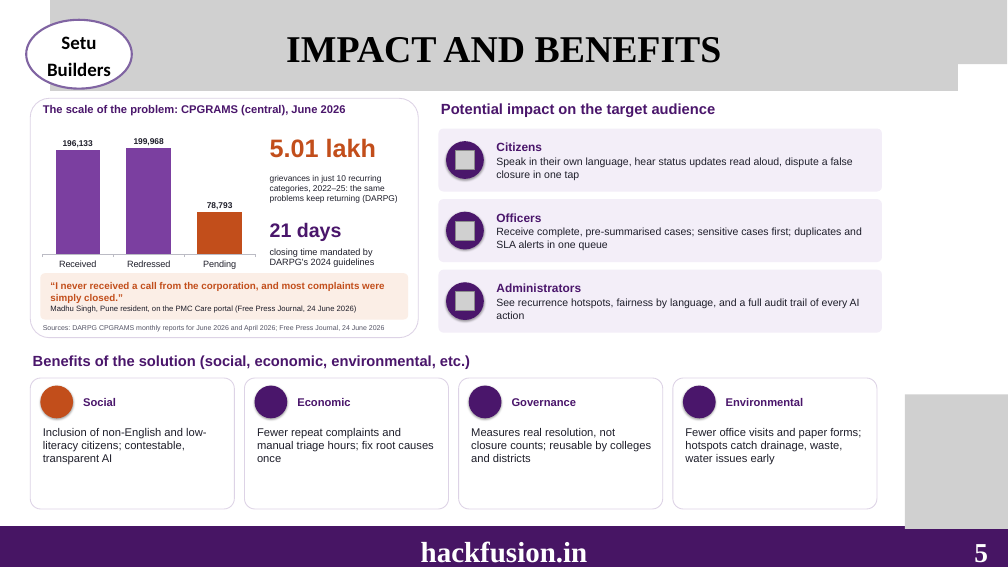
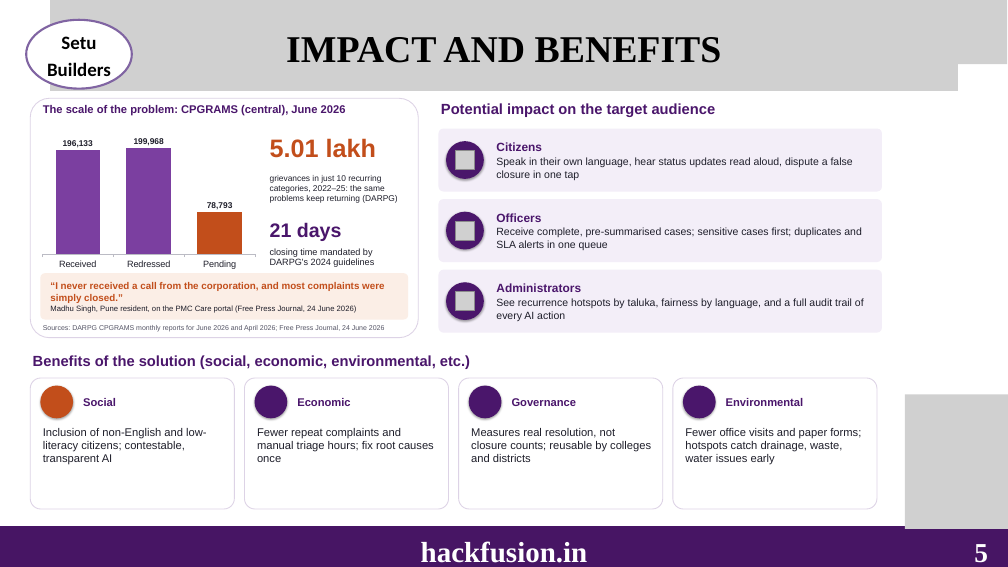
Before and after one commit to mahak867/setu-builders, a slide deck: slide 5 of docs/round1/Setu_Builders_HackFusion4.pptx. Drawn at 1008x567 pixels with LibreOffice and Linux fonts; fonts in the diff are those of the drawing; grey boxes stand for pictures; background and template pictures are left out. Boxes give left, top, right and bottom in pixels: in the first picture for what was removed or moved away, otherwise in the second. Text is boxed around its words. In the diff, an @@ line names an element or a change of style, - is before the commit and + after.

```diff
--- a/docs/round1/Setu_Builders_HackFusion4.pptx
+++ b/docs/round1/Setu_Builders_HackFusion4.pptx
@@ text at (x1=496, y1=298, x2=864, y2=321): text changed @@
-See recurrence hotspots, fairness by language, and a full audit trail of every AI action
+See recurrence hotspots by taluka, fairness by language, and a full audit trail of every AI action
```
Also in this commit, not shown: 4 other slides changed, 2 other files.
